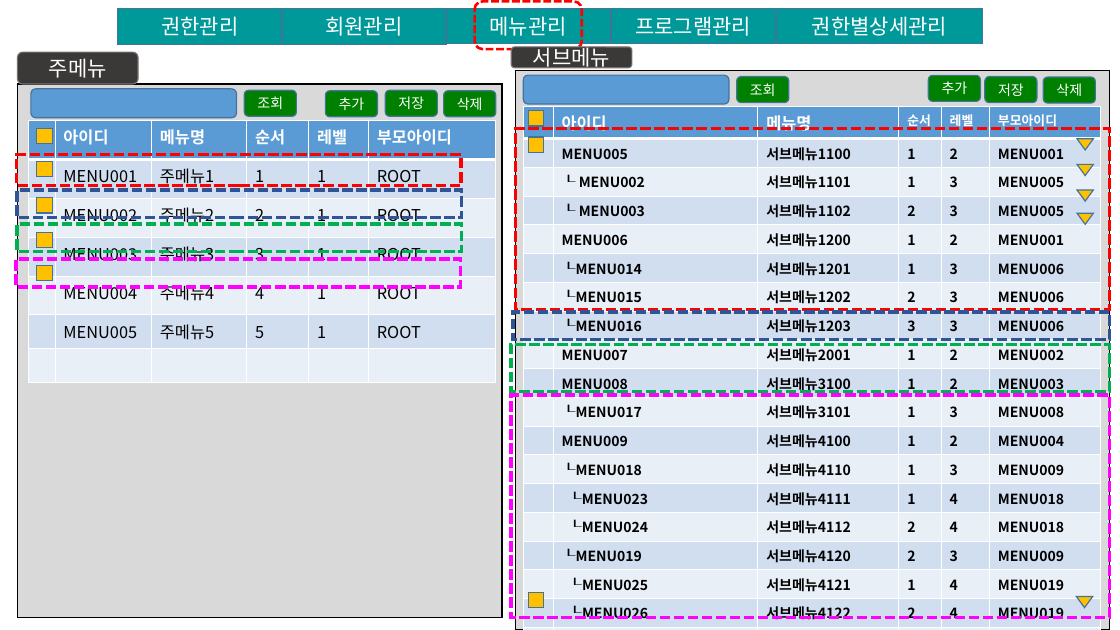
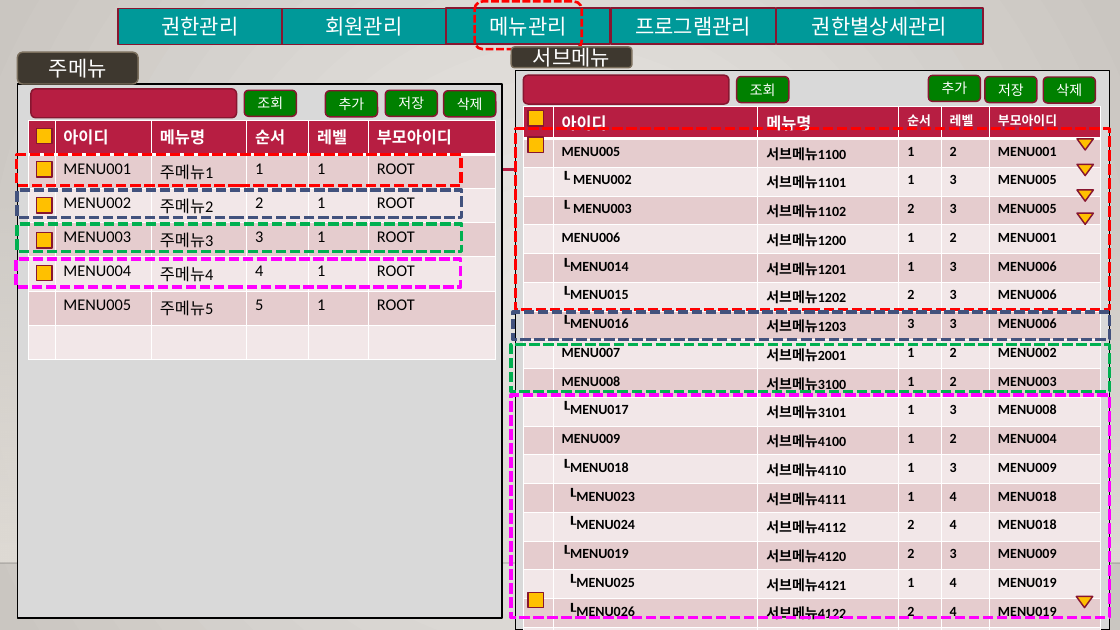
Before and after one commit to SniperDitto/save, a slide deck: slide 10 of 2022JAVA_YSH 1/자료 (1) (1)/권한관리 데이터베이스.pptx. Drawn at 1120x630 pixels with LibreOffice and Linux fonts; fonts in the diff are those of the drawing; background and template pictures are left out. Boxes give left, top, right and bottom in pixels: in the first picture for what was removed or moved away, otherwise in the second. Text is boxed around its words. In the diff, an @@ line names an element or a change of style, - is before the commit and + after.

```diff
--- a/2022JAVA_YSH 1/자료 (1) (1)/권한관리 데이터베이스.pptx
+++ b/2022JAVA_YSH 1/자료 (1) (1)/권한관리 데이터베이스.pptx
@@ background #FFFFFF to gradient #ECEAE7 to #CAC7C1 @@
@@ font Noto Sans CJK KR to Calibri; outline #43739E 1 pt to #871631 1.25 pt in 13 elements at [282,8,446,45], [118,8,281,45], [612,8,776,45], [446,8,610,45], [245,90,297,116], [386,90,438,116], [444,91,496,117], [737,76,789,103], [985,76,1037,103], [1044,77,1096,103], [325,91,377,117], [928,76,981,102], [776,8,983,45] @@
@@ rounded rectangle "주메뉴" at [18,52,139,84]: font Noto Sans CJK KR to Calibri; fill #3B3838 to #3E382F; outline #767171 1 pt to #7C705E 1.25 pt @@
@@ rounded rectangle "서브메뉴" at [512,47,633,68]: font Noto Sans CJK KR to Calibri; fill #3B3838 to #3E382F; outline #767171 1 pt to #7C705E 1.25 pt @@
@@ rectangle at [18,84,502,618]: outline #000000 1 pt to #000000 1.25 pt @@
@@ rounded rectangle at [31,89,237,118]: fill #5B9BD5 to #B71E42; outline #43739E 1 pt to #871631 1.25 pt @@
@@ rectangle at [516,71,1110,630]: outline #000000 1 pt to #000000 1.25 pt @@
@@ rounded rectangle at [523,75,729,103]: fill #5B9BD5 to #B71E42; outline #43739E 1 pt to #871631 1.25 pt @@
@@ table at [523,107,1102,624] @@
@@ fill #5B9BD5 to #B71E42 in row 1 @@
@@ fill #D2DEEF to #E6CDCF in 60 cells @@
@@ fill #EAEFF7 to #F3E8E9 in 54 cells @@
@@ font Noto Sans CJK KR to Calibri @@
@@ table at [29,121,495,360] @@
@@ fill #5B9BD5 to #B71E42 in row 1 @@
@@ fill #D2DEEF to #E6CDCF in 18 cells @@
@@ fill #EAEFF7 to #F3E8E9 in 18 cells @@
@@ font Noto Sans CJK KR to Calibri @@
@@ line added from (134, 170) to (1017, 170), #B71E42 2.5 pt @@
@@ rectangle added at [0,186,1120,563], fill gradient #DFDBD5 @@
@@ rectangle at [17,190,461,218]: outline #2F5597 3 pt dashed to #42527C 3 pt dashed @@
@@ rectangle at [513,312,1110,339]: outline #2F5597 3 pt dashed to #42527C 3 pt dashed @@
@@ line added from (0, 563) to (1120, 563), #000001 1 pt @@
@@ outline #43739E 1 pt to #871631 1.25 pt in 13 elements at [1077,139,1094,150], [1077,165,1094,176], [1077,190,1094,201], [37,129,52,144], [37,161,52,176], [37,197,52,213], [37,233,52,248], [37,266,52,281], [528,111,544,126], [1077,213,1094,224], [528,137,544,152], [528,592,544,607], [1076,597,1093,607] @@
```
Also in this commit, not shown: 12 other slides changed, 3 slides removed, 8 other files.
